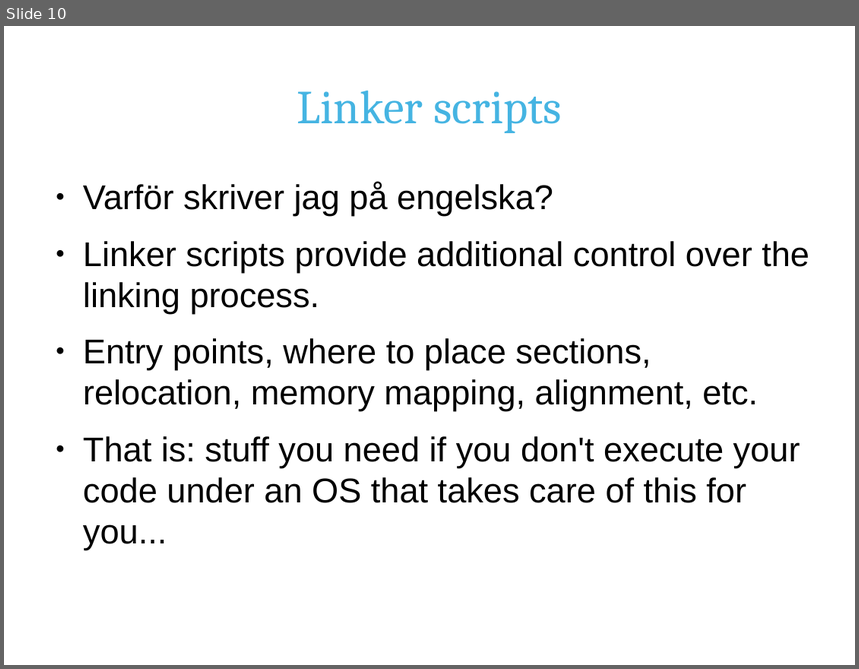
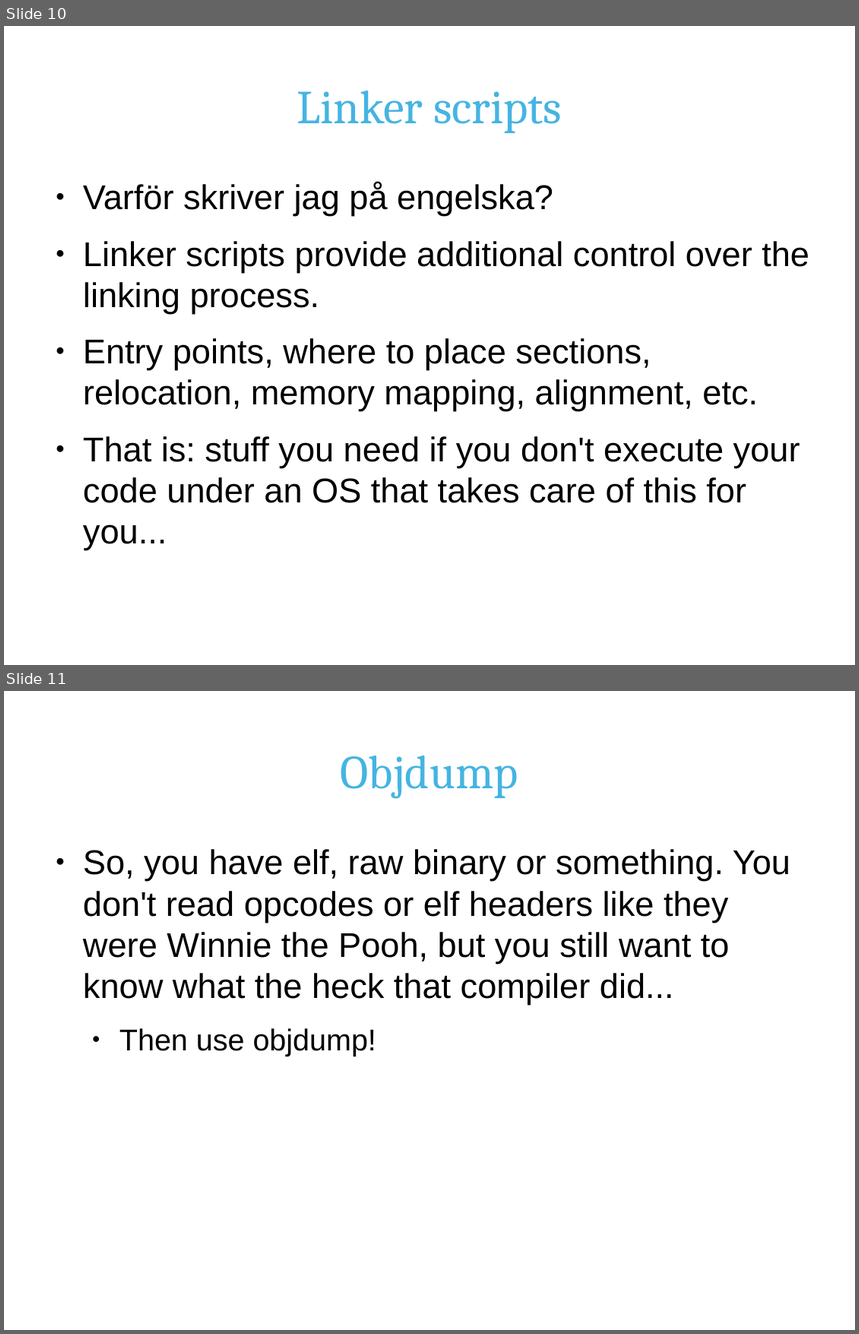
Before and after one commit to hnrkp/khelg2012-1, a slide deck: doc/pres.odp. Shown one above the other, each under a label of ours: slide 10 before the commit, slides 10 and 11 after it. The pictures are 859x669 and 859x1334 pixels, drawn with LibreOffice and Linux fonts; fonts in the diff are those of the drawing; background and template pictures are left out. Boxes give left, top, right and bottom in pixels: in the first picture for what was removed or moved away, otherwise in the second. Text is boxed around its words. In the diff, an @@ line names an element or a change of style, - is before the commit and + after.

```diff
--- a/doc/pres.odp
+++ b/doc/pres.odp
@@ slide 11 added at (4, 691, 855, 1330), background #FFFFFF @@
@@ title added at (341, 756, 519, 799), 44 pt, text #45B4E2 @@
+Objdump
@@ text added at (83, 849, 791, 1057), 32 pt, text #000000 @@
+● So, you have elf, raw binary or something. You don't read opcodes or elf headers like they were Winnie the Pooh, but you still want to know what the heck that compiler did...
+  ● Then use objdump!
```
Also in this commit, not shown: 3 other slides added, 1 other file.
